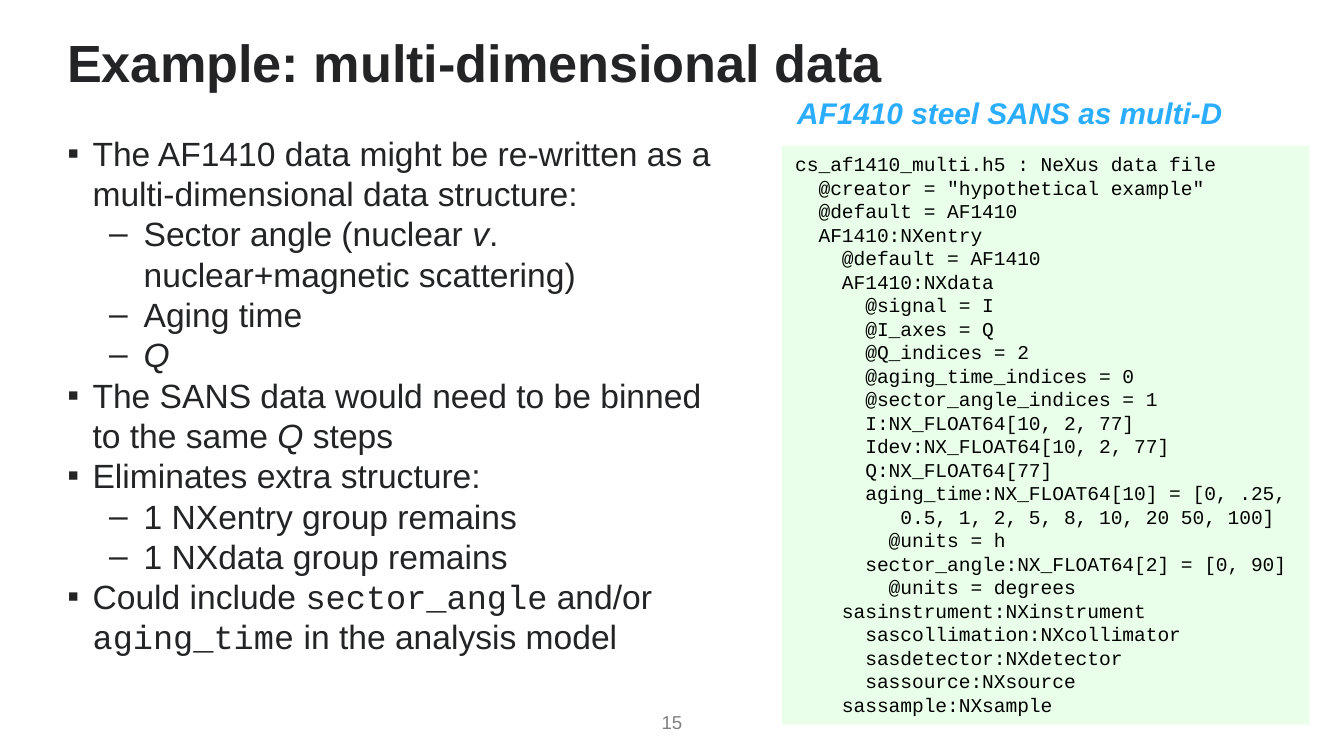
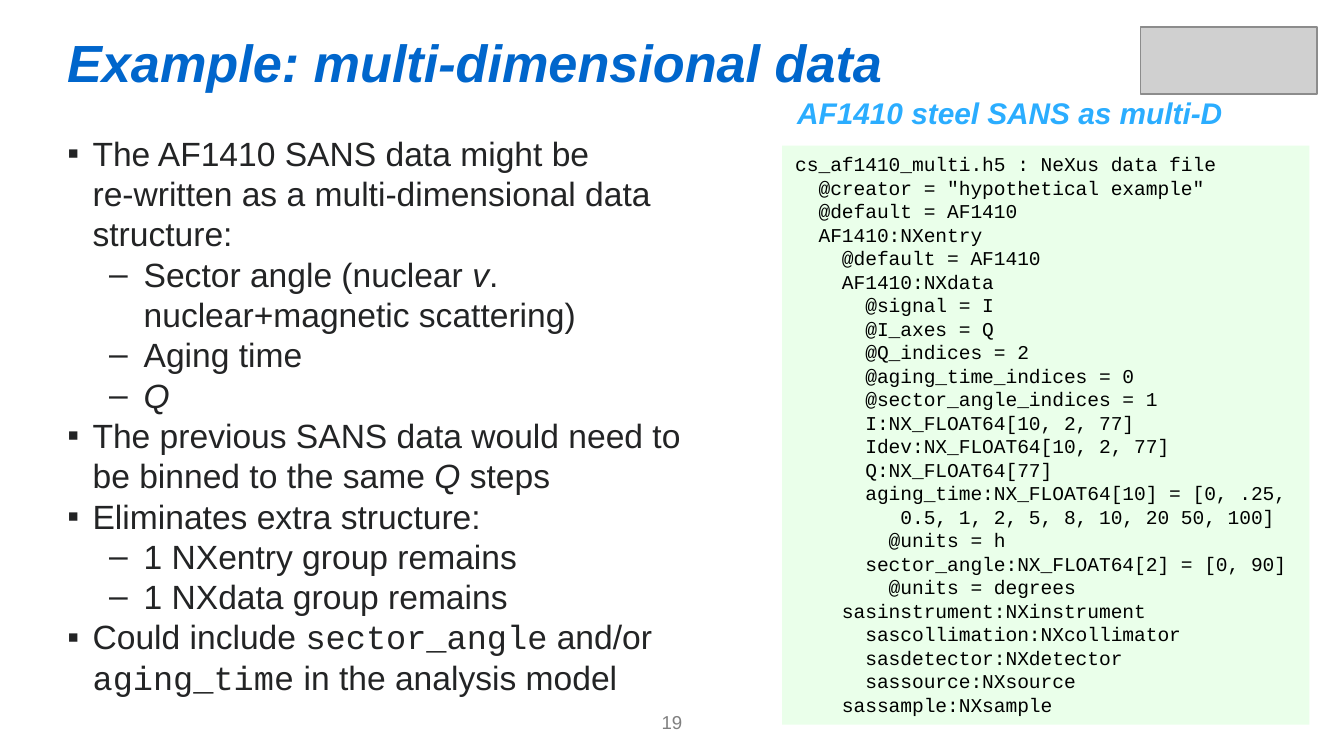
Before and after one commit to nexusformat/communications, a slide deck: slide 19 of 2017/NeXus-Intro.odp (slide 15 before the commit). Drawn at 1344x756 pixels with LibreOffice and Linux fonts; fonts in the diff are those of the drawing; grey boxes stand for pictures. Boxes give left, top, right and bottom in pixels: in the first picture for what was removed or moved away, otherwise in the second. Text is boxed around its words. In the diff, an @@ line names an element or a change of style, - is before the commit and + after.

```diff
--- a/2017/NeXus-Intro.odp
+++ b/2017/NeXus-Intro.odp
@@ text "Example: multi-dimensional data" at (67,44,882,92): text colour #232425 to #0066CC, italic on @@
@@ picture added at (1141,27,1317,94) @@
@@ text at (93,141,650,247): text changed @@
-▪ The AF1410 data might be re-written as a multi-dimensional data structure:
+▪ The AF1410 SANS data might be
+  re-written as a multi-dimensional data structure:
@@ text at (93,423,680,494): text changed @@
-▪ The SANS data would need to be binned to the same Q steps
+▪ The previous SANS data would need to be binned to the same Q steps
@@ page number at (662,716,683,729): text changed @@
-15
+19
```
Also in this commit, not shown: 18 other slides changed, 11 slides added, 6 slides removed, 1 other file.
